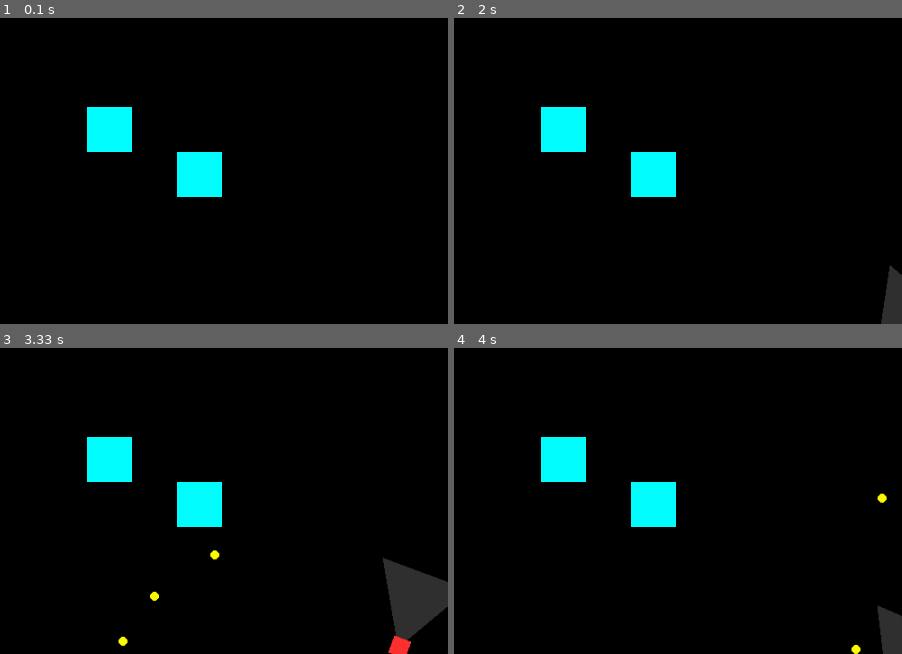
Above: before the commit, frames 1-4 (two rows, left to right).
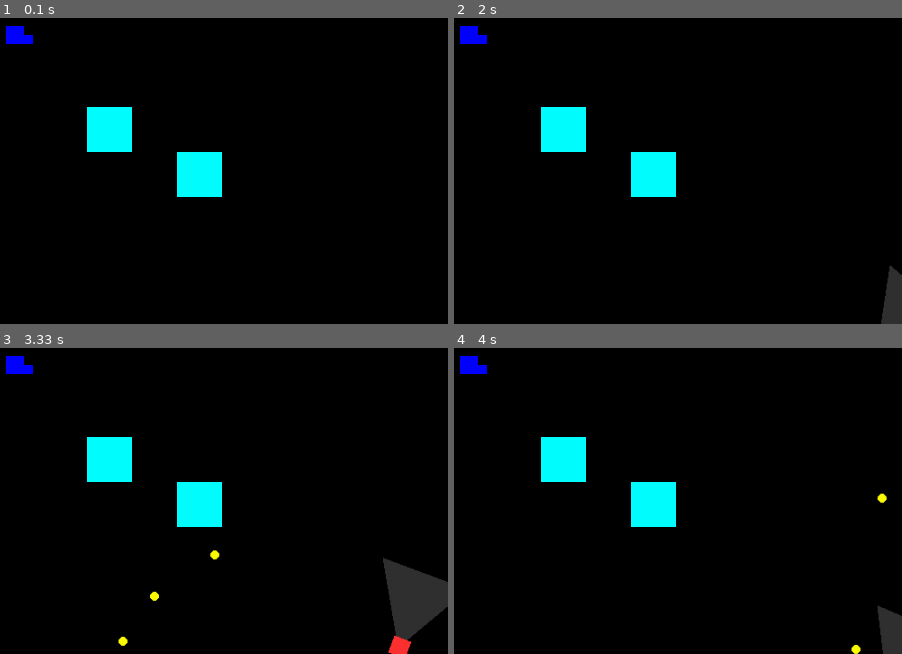
Above: after the commit, the same moments.

Repository: slalomsquid/2DShooter
Game: pygame game, started from main.py
The game is run twice, just before and just after one commit, with the same random seed, the same clock (stepped at 60 frames per second) and the same inputs.
Inputs (mouse positions are % of the whole screen's width and height, from its top left):
- Up to frame 1 (0.1 s): no input
- Up to frame 2 (2 s): hold Right 0.33-0.8 s; move the mouse to (46, 64) at 0.37 s; hold Up 0.83-1.13 s; move the mouse to (82, 56) at 0.87 s; tap Space at 0.9, 1.23, 1.53, 1.73 s; hold Right 1.17-1.63 s; move the mouse to (26, 60) at 1.2 s; hold Left from 1.67 s (still down); move the mouse to (19, 41) at 1.7 s
- Up to frame 3 (3.33 s): tap Space at 2.03, 2.3, 2.63, 2.93, 3.07 s; release Left at 2.2 s; hold Down 2.23-2.53 s; move the mouse to (65, 18) at 2.27 s; hold Left 2.57-2.97 s; move the mouse to (61, 69) at 2.6 s; hold Up from 3 s (still down); move the mouse to (52, 19) at 3.03 s
- Up to frame 4 (4 s): release Up at 3.37 s; hold Right from 3.4 s (still down); move the mouse to (14, 56) at 3.43 s; tap Space at 3.47, 3.77 s
The pictures show only the part of the screen within x 0-50%, y 0-50%; the shares and areas given below are measured in that part.

The runs differ from the first frame. In frame 1, 0.3% of the frame differs, in the area x 1-8%, y 2-9%; in frame 2, 0.3%; in frame 3, 0.3%; in frame 4, 0.3%.

Commit message:
added map class

Diff:
--- /dev/null
+++ b/game_map.py
@@ -0,0 +1,20 @@
+import constants
+from pygameUtils import *
+
+class Game_Map():
+    def __init__(self, array, size, color=(0, 255, 255), texture=None):
+        super().__init__()
+        self.raw_rects = get_rectangles(array, size)
+        self.rects = [pygame.Rect(r) for r in self.raw_rects]
+        self.color = color
+        self.texture = texture
+
+    def draw(self, offset_x, offset_y):
+
+        surface = pygame.Surface((constants.WIDTH, constants.HEIGHT), pygame.SRCALPHA)
+
+        for rect in self.rects:
+            moved_rect = (rect[0]-offset_x, rect[1]-offset_y, rect[2], rect[3])
+            pygame.draw.rect(surface, constants.BLUE, moved_rect)
+
+        return surface
--- a/main.py
+++ b/main.py
@@ -1,10 +1,10 @@
-import pygame
+import pygame, keybinds, constants
 from pygameUtils import *
-import keybinds, constants
 from player import Player
 from enemy import Enemy
 from bullet import Bullet
 from block import Block
+from game_map import Game_Map
 
 pygame.init()
 clock = pygame.time.Clock()
@@ -12,10 +12,13 @@
 SCREEN = pygame.display.set_mode((constants.WIDTH, constants.HEIGHT))
 pygame.display.set_caption("Platformer Example")
 
-def draw(blocks=[], enemies=[], bullets=[], player=None, offset_x=0, offset_y=0):
-        SCREEN.fill((0, 0, 0))
+def draw(game_map = None, blocks=[], enemies=[], bullets=[], player=None, offset_x=0, offset_y=0):
+        SCREEN.fill(constants.BLACK)
 
         surfaces = []
+
+        if (new_surf := game_map.draw(offset_x, offset_y)):
+            surfaces.append(new_surf)
 
         for block in blocks:
             if (new_surf := block.draw(offset_x, offset_y)):
@@ -39,8 +42,19 @@
         pygame.display.update()
 
 def main():
+
     offset_x = 0
     offset_y = 0
+
+    map_array = [
+        [0,0,0,0],
+        [0,1,1,0],
+        [0,1,1,1],
+        [0,0,0,0]
+    ]
+
+    game_map = Game_Map(map_array, 10, constants.BLUE)
+
     blocks = [Block(100, 100, 50, 50), Block(200, 150, 50, 50)]
 
     enemies = [Enemy(constants.ORIGIN[0]+50, constants.ORIGIN[1], 20, 20)]
@@ -88,6 +102,9 @@
 
         rect_map = {obj: obj.rect for obj in (blocks + enemies)}
 
+        for i, rect in enumerate(game_map.rects):
+            rect_map[f"tile_{i}"] = rect
+
         dx, dy = player.handle_movement(keys, delta_time, rect_map)
 
         if player.x + dx < constants.SCROLL_MARGIN:
@@ -120,7 +137,7 @@
 
         # Render logic
 
-        draw(player=player, enemies=enemies, blocks=blocks, bullets=bullets, offset_x=offset_x, offset_y=offset_y)
+        draw(game_map=game_map, player=player, enemies=enemies, blocks=blocks, bullets=bullets, offset_x=offset_x, offset_y=offset_y)
 
 if __name__ == "__main__":
     main()
--- a/pygameUtils.py
+++ b/pygameUtils.py
@@ -176,7 +176,7 @@
 ### Other ###
 # based on 'rectanglesToArray' by Marty on https://stackoverflow.com/a/25193953
 # Retrieved 2026-04-26, License - CC BY-SA 3.0
-def get_rectangles(grid):
+def get_rectangles(grid, size):
     if not grid or not grid[0]:
         return []
 
@@ -206,7 +206,7 @@
                     for j in range(c, c + w):
                         visited[i][j] = True
 
-                rects.append({'x': c, 'y': r, 'w': w, 'h': h})
+                rects.append((c*size, r*size, w*size, h*size))
     return rects
 
 
